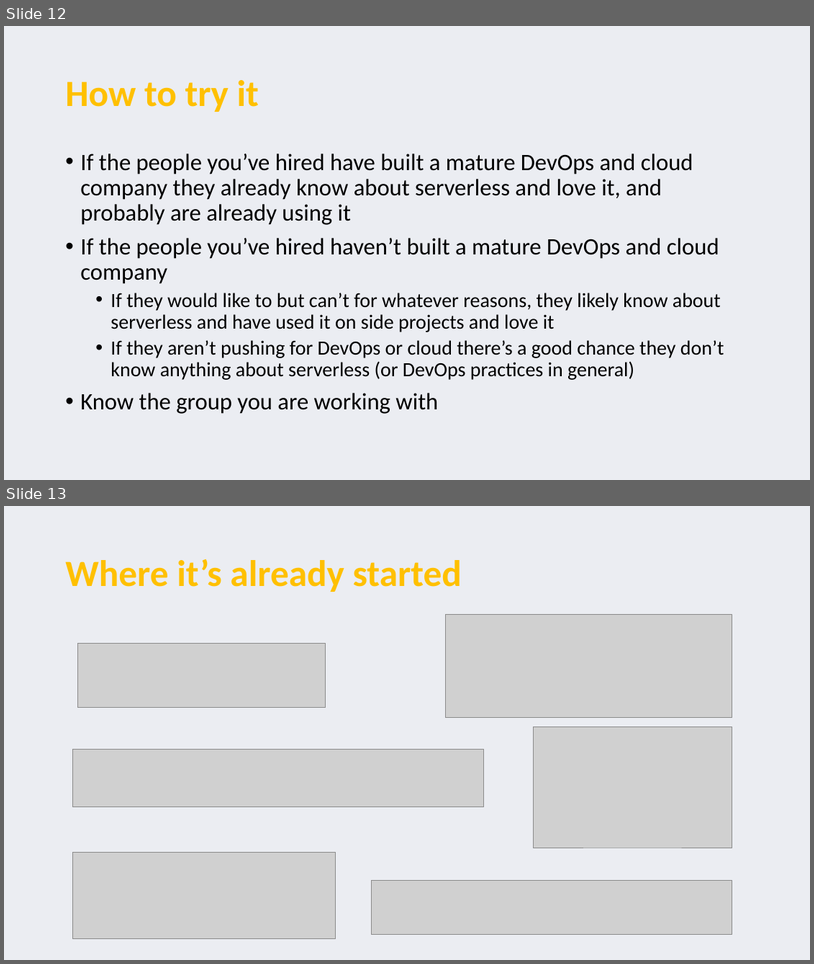
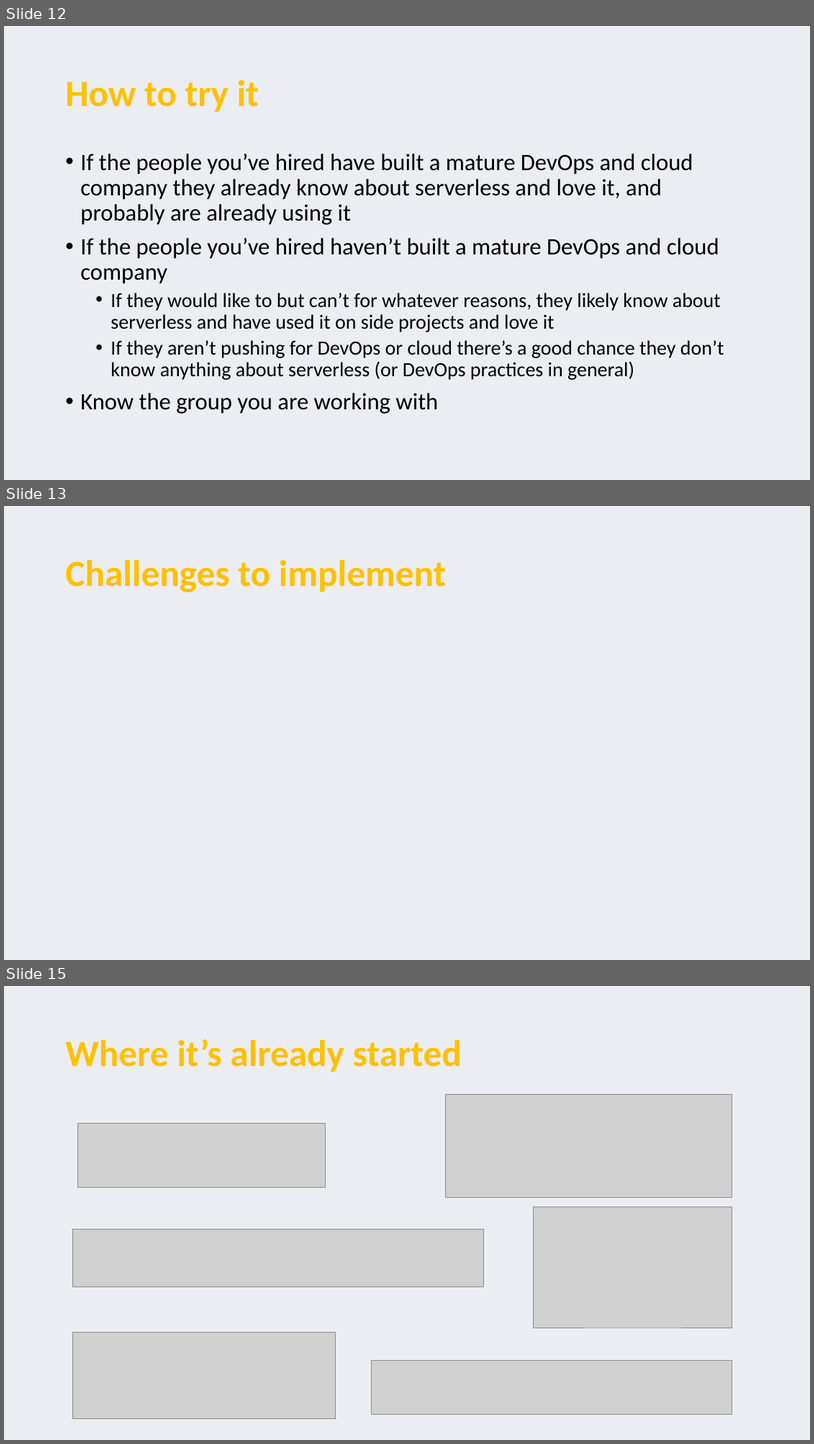
Before and after one commit to serverless-perspectives/pariveda-perspective, a slide deck: Serverless perspectives.pptx. Shown one above the other, each under a label of ours: slides 12 and 13 before the commit, slides 12, 13 and 15 after it; the slides between them are not shown. The pictures are 814x964 and 814x1444 pixels, drawn with LibreOffice and Linux fonts; fonts in the diff are those of the drawing; grey boxes stand for pictures. Boxes give left, top, right and bottom in pixels: in the first picture for what was removed or moved away, otherwise in the second. Text is boxed around its words. In the diff, an @@ line names an element or a change of style, - is before the commit and + after.

Commit message:
add overview and challenges to adopt slides

```diff
--- a/Serverless perspectives.pptx
+++ b/Serverless perspectives.pptx
@@ slide 13 added at (4, 506, 810, 960), background #EBEDF2 @@
@@ title added at (65, 560, 447, 592), 44 pt, text #FFC000, bold @@
+Challenges to implement
@@ what was slide 13 is now slide 15 @@
```
Also in this commit, not shown: 1 slide changed, 1 other slide added.
